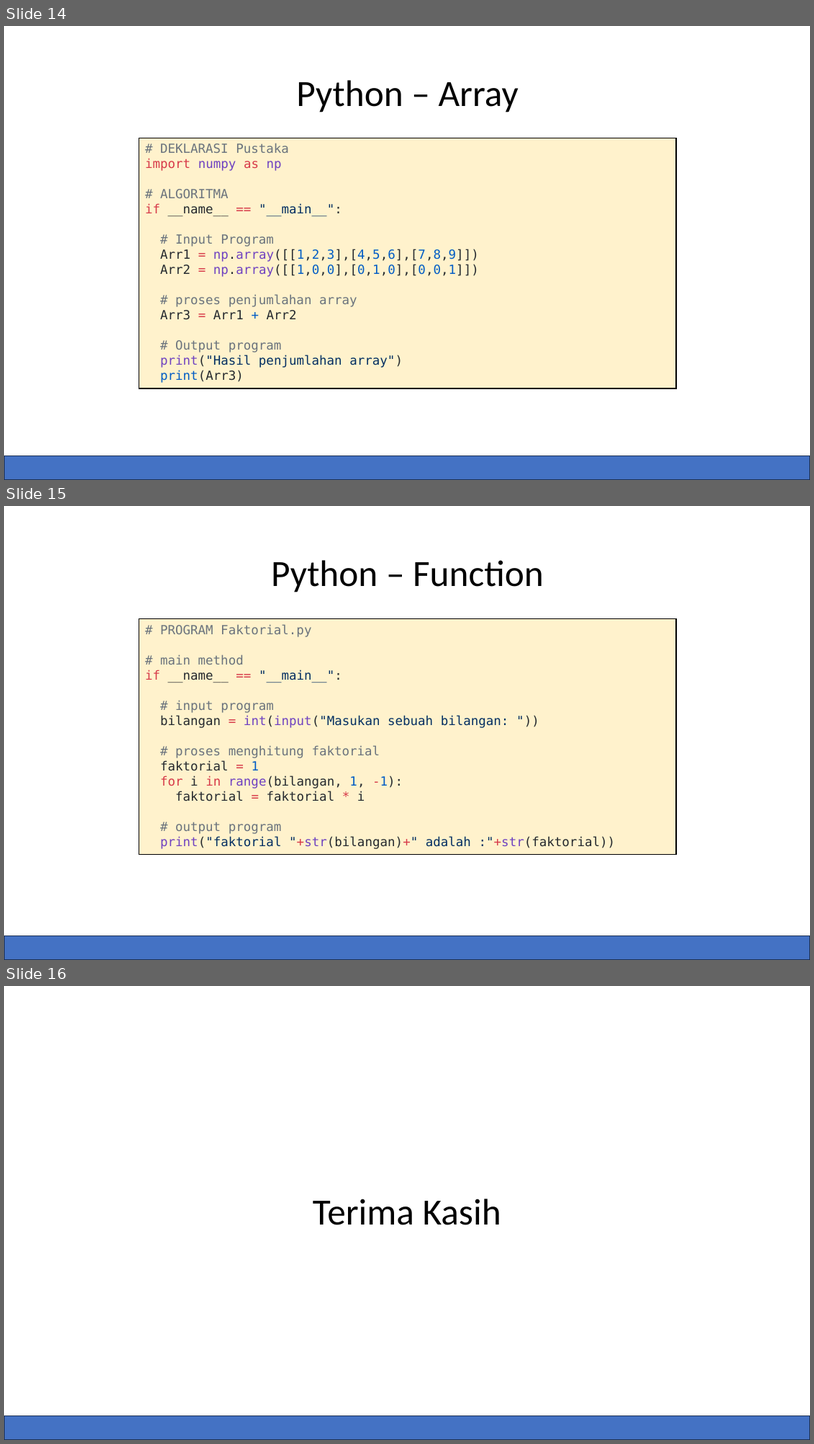
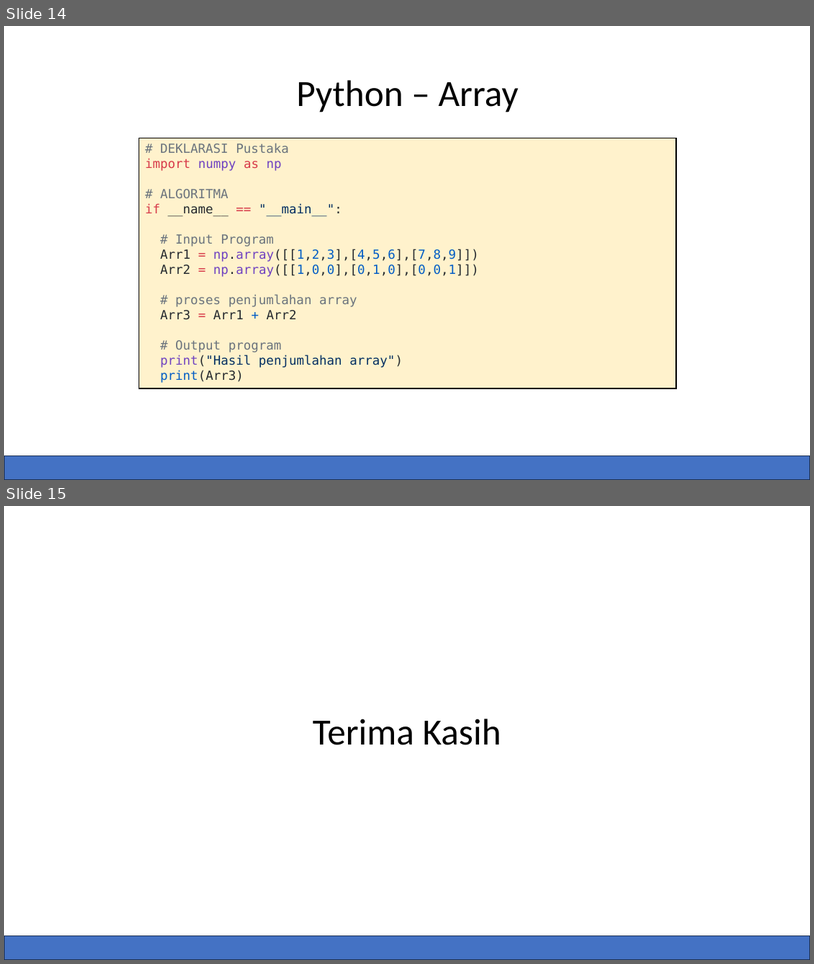
Before and after one commit to kusin/bahan-ajar-ML, a slide deck: dokumentasi ppt/Pertemuan 1 – Pengantar Bahasa Python.pptx. Shown one above the other, each under a label of ours: slides 14, 15 and 16 before the commit, slides 14 and 15 after it. The pictures are 814x1444 and 814x964 pixels, drawn with LibreOffice and Linux fonts; fonts in the diff are those of the drawing. Boxes give left, top, right and bottom in pixels: in the first picture for what was removed or moved away, otherwise in the second. Text is boxed around its words. In the diff, an @@ line names an element or a change of style, - is before the commit and + after.

```diff
--- a/dokumentasi ppt/Pertemuan 1 – Pengantar Bahasa Python.pptx
+++ b/dokumentasi ppt/Pertemuan 1 – Pengantar Bahasa Python.pptx
@@ slide 15 removed at bbox=[4, 506, 810, 960], background #FFFFFF @@
@@ title removed at bbox=[271, 560, 544, 592] @@
-Python – Function
@@ rectangle removed at bbox=[139, 618, 676, 854] @@
-# PROGRAM Faktorial.py
-# main method
-if __name__ == "__main__":
-# input program
-bilangan = int(input("Masukan sebuah bilangan: "))
-# proses menghitung faktorial
-faktorial = 1
-for i in range(bilangan, 1, -1):
-faktorial = faktorial * i
-# output program
-print("faktorial "+str(bilangan)+" adalah :"+str(faktorial))
@@ rectangle removed at bbox=[4, 936, 810, 960] @@
@@ what was slide 16 is now slide 15 @@
```
Also in this commit, not shown: 8 other files.
